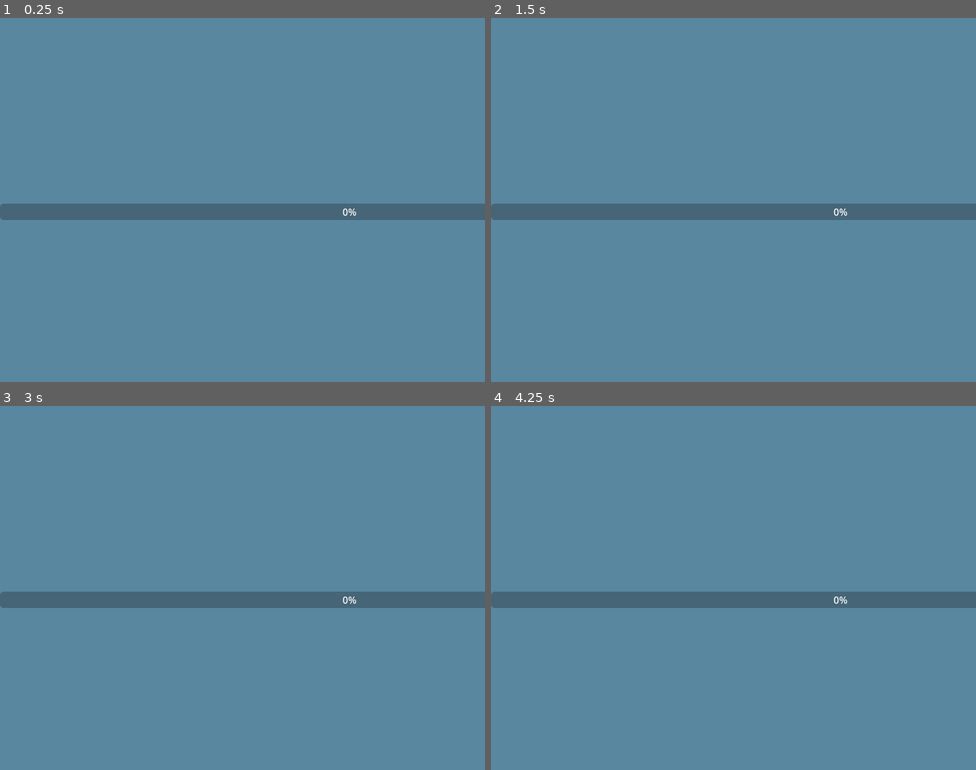
Above: before the commit, frames 1-4 (two rows, left to right).
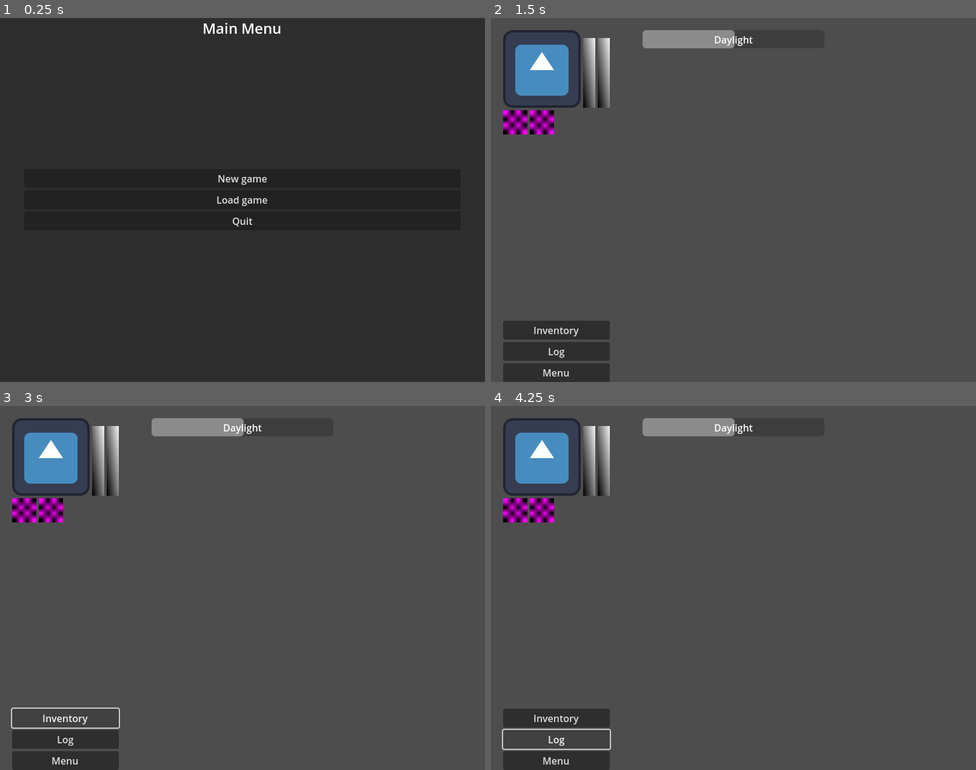
Above: after the commit, the same moments.

Repository: jackdarker/Octopant
Game: Godot game, scene res://ui/Loadingscreen.tscn
Same seed, same stepped clock (60 frames per second), same inputs: the game is played once before the commit and once after it. Before the commit the project has no main scene; this scene is started directly in both runs. The engine's default icon, where the game draws it, is replaced by a stand-in: a white triangle on a blue panel in a dark square.
Inputs (mouse positions are in pixels of both pictures, inside the frame that each line leads up to):
- Up to frame 1 (0.25 s): no input
- Up to frame 2 (1.5 s): click (733, 200) at 0.5 s, where only the run after the commit has a clickable "Load game"; click (733, 178) at 1.25 s, where only the run after the commit has a clickable "New game"
- Up to frame 3 (3 s): click (48, 456) at 2.02 s; click (67, 719) at 2.75 s, where only the run after the commit has a clickable "Inventory"
- Up to frame 4 (4.25 s): click (558, 740) at 3.5 s, where only the run after the commit has a clickable "Log"

The runs differ from the first frame. In frame 1, 100% of the frame differs, in the area x 0-100%, y 0-100%; in frame 2, 100%; in frame 3, 100%; in frame 4, 100%.
Error before the commit: Parse Error: Identifier "GlobalRegistry" not declared in the current scope. (res://ui/loadingscreen.gd:4)
Error after the commit: Invalid assignment of property or key 'gameUI' with value of type 'CanvasLayer (GameUI)' on a base object of type 'Node (global_script.gd)'. (res://game/main_s…

Commit message:
VN_Framework

Diff:
--- /dev/null
+++ b/game/character.gd
@@ -0,0 +1,2 @@
+extends Node
+class_name Character
--- /dev/null
+++ b/game/character/player.gd
@@ -0,0 +1,2 @@
+extends Character
+class_name Player
--- /dev/null
+++ b/game/event/event_system.gd
@@ -0,0 +1,12 @@
+#
+#
+extends Node
+class_name EventSystem
+
+var eventTriggers = {}
+var eventChecks = {}
+
+func _ready():
+	Global.ES = self
+	#registerEventTriggers()		TODO
+	#registerEvents()
--- /dev/null
+++ b/game/global_script.gd
@@ -0,0 +1,47 @@
+extends Node
+
+var ui: GameUI
+var main: MainScene
+var pc: Player
+var world: GameWorld
+var ES: EventSystem
+var QS: QuestSystem
+
+var current_scene = null
+
+func _ready() -> void:
+	#var directory = Directory.new()		TODO
+	#directory.make_dir("user://saves")
+	#directory.make_dir("user://mods")
+
+	var root = get_tree().root
+	# Using a negative index counts from the end, so this gets the last child node of `root`.
+	current_scene = root.get_child(-1)
+
+func quitGodot():
+	get_tree().root.propagate_notification(NOTIFICATION_WM_CLOSE_REQUEST)
+	get_tree().quit()
+
+func goto_scene(path):
+	# This function will usually be called from a signal callback,
+	# or some other function in the current scene.
+	# Deleting the current scene at this point is
+	# a bad idea, because it may still be executing code.
+	# This will result in a crash or unexpected behavior.
+
+	# The solution is to defer the load to a later time, when
+	# we can be sure that no code from the current scene is running:
+	_deferred_goto_scene.call_deferred(path)
+
+
+func _deferred_goto_scene(path):
+	# It is now safe to remove the current scene.
+	current_scene.free()
+	# Load the new scene.
+	var s = ResourceLoader.load(path)
+	# Instance the new scene.
+	current_scene = s.instantiate()
+	# Add it to the active scene, as child of root.
+	get_tree().root.add_child(current_scene)
+	# Optionally, to make it compatible with the SceneTree.change_scene_to_file() API.
+	get_tree().current_scene = current_scene
--- /dev/null
+++ b/game/main_scene.gd
@@ -0,0 +1,8 @@
+extends Node
+class_name MainScene
+
+signal time_passed(_secondsPassed)
+signal saveLoadingFinished
+
+func _ready() -> void:
+	Global.gameUI = $Hud	# load("res://ui/hud.tscn").instance()	#GameUI
--- /dev/null
+++ b/game/main_scene.tscn
@@ -0,0 +1,9 @@
+[gd_scene load_steps=3 format=3 uid="uid://bn3bc54cdibds"]
+
+[ext_resource type="Script" uid="uid://2y302sd0k6ap" path="res://game/main_scene.gd" id="1_qk4lp"]
+[ext_resource type="PackedScene" uid="uid://deyv2v8gvtbsu" path="res://ui/hud.tscn" id="2_bg2q0"]
+
+[node name="MainScene" type="Node"]
+script = ExtResource("1_qk4lp")
+
+[node name="Hud" parent="." instance=ExtResource("2_bg2q0")]
--- /dev/null
+++ b/game/quest/quest_system.gd
@@ -0,0 +1,2 @@
+extends Node
+class_name QuestSystem
--- /dev/null
+++ b/game/world/game_world.gd
@@ -0,0 +1,2 @@
+extends Node
+class_name GameWorld
--- /dev/null
+++ b/modules/default/world/nav_beach.gd
@@ -0,0 +1,9 @@
+extends "res://ui/navigation_scene.gd"
+
+
+func _on_bt_home_pressed() -> void:
+	pass # Replace with function body.
+
+
+func _on_bt_explore_pressed() -> void:
+	pass # Replace with function body.
--- /dev/null
+++ b/modules/default/world/nav_beach.tscn
@@ -0,0 +1,36 @@
+[gd_scene load_steps=4 format=3 uid="uid://ctqr85skj06gf"]
+
+[ext_resource type="PackedScene" uid="uid://b0qurwpsffl61" path="res://ui/navigation_scene.tscn" id="1_5igs3"]
+[ext_resource type="Script" uid="uid://dirw22pwo405" path="res://modules/default/world/nav_beach.gd" id="2_hq2lv"]
+[ext_resource type="Texture2D" uid="uid://4yvyutlpw8d8" path="res://assets/images/nav_beach_sun.png" id="3_50nnf"]
+
+[node name="Scene" instance=ExtResource("1_5igs3")]
+script = ExtResource("2_hq2lv")
+
+[node name="TextureRect" type="TextureRect" parent="." index="0"]
+layout_mode = 1
+anchors_preset = 15
+anchor_right = 1.0
+anchor_bottom = 1.0
+grow_horizontal = 2
+grow_vertical = 2
+texture = ExtResource("3_50nnf")
+
+[node name="btHome" type="Button" parent="." index="1"]
+layout_mode = 0
+offset_left = 144.0
+offset_top = 480.0
+offset_right = 252.0
+offset_bottom = 544.0
+text = "go home"
+
+[node name="btExplore" type="Button" parent="." index="2"]
+layout_mode = 0
+offset_left = 336.0
+offset_top = 384.0
+offset_right = 451.0
+offset_bottom = 448.0
+text = "Explore"
+
+[connection signal="pressed" from="btHome" to="." method="_on_bt_home_pressed"]
+[connection signal="pressed" from="btExplore" to="." method="_on_bt_explore_pressed"]
--- a/project.godot
+++ b/project.godot
@@ -11,8 +11,14 @@
 [application]
 
 config/name="Octopant"
-config/features=PackedStringArray("4.4", "GL Compatibility")
+run/main_scene="uid://by8px5au5uvsg"
+config/features=PackedStringArray("4.5", "GL Compatibility")
 config/icon="res://icon.svg"
+
+[autoload]
+
+Global="*res://game/global_script.gd"
+GlobalRegistry="*res://game/GlobalRegistry.gd"
 
 [display]
 
--- a/ui/Loadingscreen.tscn
+++ b/ui/Loadingscreen.tscn
@@ -14,3 +14,8 @@
 [node name="ProgressBar" type="ProgressBar" parent="."]
 layout_mode = 2
 size_flags_vertical = 4
+
+[node name="Label" type="Label" parent="ProgressBar"]
+layout_mode = 0
+offset_right = 40.0
+offset_bottom = 23.0
--- /dev/null
+++ b/ui/character_hud.tscn
@@ -0,0 +1,45 @@
+[gd_scene load_steps=5 format=3 uid="uid://sfxsabvmelqu"]
+
+[ext_resource type="Texture2D" uid="uid://bfsnd42fd1rpm" path="res://icon.svg" id="1_lqq4a"]
+[ext_resource type="PackedScene" uid="uid://b80fbqrojg2l0" path="res://ui/status_icon.tscn" id="2_usxaa"]
+
+[sub_resource type="Gradient" id="Gradient_rbyyf"]
+
+[sub_resource type="GradientTexture2D" id="GradientTexture2D_3h3vf"]
+gradient = SubResource("Gradient_rbyyf")
+width = 20
+height = 128
+fill_from = Vector2(0, 1)
+
+[node name="CharacterHud" type="VBoxContainer"]
+offset_right = 176.0
+offset_bottom = 172.0
+
+[node name="HBoxContainer" type="HBoxContainer" parent="."]
+layout_mode = 2
+
+[node name="icon" type="TextureButton" parent="HBoxContainer"]
+custom_minimum_size = Vector2(128, 128)
+layout_mode = 2
+texture_normal = ExtResource("1_lqq4a")
+
+[node name="barHealth" type="TextureProgressBar" parent="HBoxContainer"]
+layout_mode = 2
+value = 90.0
+fill_mode = 3
+texture_progress = SubResource("GradientTexture2D_3h3vf")
+
+[node name="barLust" type="TextureProgressBar" parent="HBoxContainer"]
+layout_mode = 2
+value = 90.0
+fill_mode = 3
+texture_progress = SubResource("GradientTexture2D_3h3vf")
+
+[node name="listStatus" type="HFlowContainer" parent="."]
+layout_mode = 2
+
+[node name="StatusIcon" parent="listStatus" instance=ExtResource("2_usxaa")]
+layout_mode = 2
+
+[node name="StatusIcon2" parent="listStatus" instance=ExtResource("2_usxaa")]
+layout_mode = 2
--- /dev/null
+++ b/ui/default_scene.gd
@@ -0,0 +1 @@
+extends Control
--- /dev/null
+++ b/ui/default_scene.tscn
@@ -0,0 +1,12 @@
+[gd_scene load_steps=2 format=3 uid="uid://brh8nuuyt3o5u"]
+
+[ext_resource type="Script" uid="uid://c7x7hgv8swfcx" path="res://ui/default_scene.gd" id="1_elsws"]
+
+[node name="DefaultScene" type="Control"]
+layout_mode = 3
+anchors_preset = 15
+anchor_right = 1.0
+anchor_bottom = 1.0
+grow_horizontal = 2
+grow_vertical = 2
+script = ExtResource("1_elsws")
--- /dev/null
+++ b/ui/hud.gd
@@ -0,0 +1,2 @@
+extends CanvasLayer
+class_name GameUI
--- /dev/null
+++ b/ui/hud.tscn
@@ -0,0 +1,66 @@
+[gd_scene load_steps=3 format=3 uid="uid://deyv2v8gvtbsu"]
+
+[ext_resource type="Script" uid="uid://cswadx3st3b6b" path="res://ui/hud.gd" id="1_276te"]
+[ext_resource type="PackedScene" uid="uid://sfxsabvmelqu" path="res://ui/character_hud.tscn" id="2_276te"]
+
+[node name="Hud" type="CanvasLayer"]
+script = ExtResource("1_276te")
+
+[node name="MarginContainer" type="MarginContainer" parent="."]
+anchors_preset = 9
+anchor_bottom = 1.0
+offset_right = 196.0
+grow_vertical = 2
+theme_override_constants/margin_left = 20
+theme_override_constants/margin_top = 20
+
+[node name="PlayerStatus" parent="MarginContainer" instance=ExtResource("2_276te")]
+layout_mode = 2
+
+[node name="VBoxContainer" type="VBoxContainer" parent="MarginContainer"]
+layout_mode = 2
+size_flags_vertical = 8
+
+[node name="btInventory" type="Button" parent="MarginContainer/VBoxContainer"]
+layout_mode = 2
+text = "Inventory"
+
+[node name="btQuest" type="Button" parent="MarginContainer/VBoxContainer"]
+layout_mode = 2
+text = "Log"
+
+[node name="btMenu" type="Button" parent="MarginContainer/VBoxContainer"]
+custom_minimum_size = Vector2(100, 0)
+layout_mode = 2
+text = "Menu"
+
+[node name="MarginContainer2" type="MarginContainer" parent="."]
+anchors_preset = 5
+anchor_left = 0.5
+anchor_right = 0.5
+offset_left = -2.0
+offset_right = 2.0
+offset_bottom = 27.0
+grow_horizontal = 2
+theme_override_constants/margin_top = 20
+
+[node name="ProgressBar" type="ProgressBar" parent="MarginContainer2"]
+custom_minimum_size = Vector2(300, 30)
+layout_mode = 2
+value = 50.0
+show_percentage = false
+
+[node name="Label" type="Label" parent="MarginContainer2/ProgressBar"]
+layout_mode = 1
+anchors_preset = 8
+anchor_left = 0.5
+anchor_top = 0.5
+anchor_right = 0.5
+anchor_bottom = 0.5
+offset_left = -32.0
+offset_top = -11.5
+offset_right = 32.0
+offset_bottom = 11.5
+grow_horizontal = 2
+grow_vertical = 2
+text = "Daylight"
--- /dev/null
+++ b/ui/interaction_scene.gd
@@ -0,0 +1,5 @@
+extends "res://ui/default_scene.gd"
+
+
+# this scene runs a dialog between PC & NPC
+#
--- /dev/null
+++ b/ui/interaction_scene.tscn
@@ -0,0 +1,12 @@
+[gd_scene load_steps=2 format=3 uid="uid://bi0nd3hkf3uap"]
+
+[ext_resource type="Script" uid="uid://dm514j33v3lwc" path="res://ui/interaction_scene.gd" id="1_d7vpr"]
+
+[node name="InteractionScene" type="Control"]
+layout_mode = 3
+anchors_preset = 15
+anchor_right = 1.0
+anchor_bottom = 1.0
+grow_horizontal = 2
+grow_vertical = 2
+script = ExtResource("1_d7vpr")
--- a/ui/loadingscreen.gd
+++ b/ui/loadingscreen.gd
@@ -2,11 +2,11 @@
 
 func _ready():
 	if(GlobalRegistry.isInitialized):
-		var _ok = get_tree().change_scene("res://UI/MainMenu/MainMenu.tscn")
+		Global.goto_scene("res://UI/MainMenu/MainMenu.tscn")
 		return
-	OPTIONS.setSupportsVertical(true)
-	var _ok = GlobalRegistry.connect("loadingUpdate", self, "onGlobalRegistryUpdate")
-	var _ok2 = GlobalRegistry.connect("loadingFinished", self, "onGlobalRegistryFinishedUpdate")
+	#OPTIONS.setSupportsVertical(true)
+	var _ok = GlobalRegistry.connect("loadingUpdate", onGlobalRegistryUpdate)
+	var _ok2 = GlobalRegistry.connect("loadingFinished", onGlobalRegistryFinishedUpdate)
 	GlobalRegistry.registerEverything()
 
 func onGlobalRegistryUpdate(percent, whatnext):
@@ -14,4 +14,4 @@
 	$ProgressBar/Label.text = str(whatnext) #str(Util.roundF(percent*100.0, 1))+"% " +
 
 func onGlobalRegistryFinishedUpdate():
-	var _ok = get_tree().change_scene("res://UI/MainMenu/MainMenu.tscn")
+	Global.goto_scene("res://ui/main_menu.tscn")
--- /dev/null
+++ b/ui/main_menu.gd
@@ -0,0 +1,16 @@
+extends Control
+
+func _ready() -> void:
+	#var node=$CanvasLayer/MarginContainer/MenuContainer
+	#node=node.get_child(0)# /btStart")
+	#node.grab_focus()
+	pass
+
+func _on_bt_quit_pressed() -> void:
+	Global.quitGodot()
+
+func _on_bt_main_pressed() -> void:
+	Global.goto_scene("res://Scenes/main_menu.tscn")
+
+func _on_bt_start_pressed() -> void:
+	Global.goto_scene("res://game/main_scene.tscn")
--- /dev/null
+++ b/ui/main_menu.tscn
@@ -0,0 +1,53 @@
+[gd_scene load_steps=2 format=3 uid="uid://dxmro2suwyvuy"]
+
+[ext_resource type="Script" uid="uid://dnm3msdi0pt4j" path="res://ui/main_menu.gd" id="1_t7e0r"]
+
+[node name="MainMenu" type="Control"]
+layout_mode = 3
+anchors_preset = 15
+anchor_right = 1.0
+anchor_bottom = 1.0
+grow_horizontal = 2
+grow_vertical = 2
+script = ExtResource("1_t7e0r")
+
+[node name="PanelContainer" type="PanelContainer" parent="."]
+layout_mode = 1
+anchors_preset = 15
+anchor_right = 1.0
+anchor_bottom = 1.0
+grow_horizontal = 2
+grow_vertical = 2
+
+[node name="Label" type="Label" parent="PanelContainer"]
+layout_mode = 2
+size_flags_vertical = 0
+size_flags_stretch_ratio = 0.0
+theme_override_font_sizes/font_size = 24
+text = "Main Menu"
+horizontal_alignment = 1
+vertical_alignment = 1
+
+[node name="MarginContainer" type="MarginContainer" parent="PanelContainer"]
+layout_mode = 2
+size_flags_vertical = 4
+theme_override_constants/margin_left = 40
+theme_override_constants/margin_right = 40
+
+[node name="VBoxContainer" type="VBoxContainer" parent="PanelContainer/MarginContainer"]
+layout_mode = 2
+
+[node name="btStart" type="Button" parent="PanelContainer/MarginContainer/VBoxContainer"]
+layout_mode = 2
+text = "New game"
+
+[node name="btLoad" type="Button" parent="PanelContainer/MarginContainer/VBoxContainer"]
+layout_mode = 2
+text = "Load game"
+
+[node name="btQuit" type="Button" parent="PanelContainer/MarginContainer/VBoxContainer"]
+layout_mode = 2
+text = "Quit"
+
+[connection signal="pressed" from="PanelContainer/MarginContainer/VBoxContainer/btStart" to="." method="_on_bt_start_pressed"]
+[connection signal="pressed" from="PanelContainer/MarginContainer/VBoxContainer/btQuit" to="." method="_on_bt_quit_pressed"]
--- /dev/null
+++ b/ui/navigation_scene.gd
@@ -0,0 +1,3 @@
+extends "res://ui/default_scene.gd"
+
+# shows a view with buttons to explore or move on
--- /dev/null
+++ b/ui/navigation_scene.tscn
@@ -0,0 +1,12 @@
+[gd_scene load_steps=2 format=3 uid="uid://b0qurwpsffl61"]
+
+[ext_resource type="Script" uid="uid://xyoy0jy2thl5" path="res://ui/navigation_scene.gd" id="1_11lim"]
+
+[node name="Scene" type="Control"]
+layout_mode = 3
+anchors_preset = 15
+anchor_right = 1.0
+anchor_bottom = 1.0
+grow_horizontal = 2
+grow_vertical = 2
+script = ExtResource("1_11lim")
--- /dev/null
+++ b/ui/status_icon.tscn
@@ -0,0 +1,14 @@
+[gd_scene load_steps=2 format=3 uid="uid://b80fbqrojg2l0"]
+
+[sub_resource type="PlaceholderTexture2D" id="PlaceholderTexture2D_4ji2b"]
+
+[node name="StatusIcon" type="Control"]
+custom_minimum_size = Vector2(40, 40)
+layout_mode = 3
+anchors_preset = 0
+
+[node name="TextureRect" type="TextureRect" parent="."]
+layout_mode = 0
+offset_right = 40.0
+offset_bottom = 40.0
+texture = SubResource("PlaceholderTexture2D_4ji2b")
Binary file added: assets/images/nav_beach_sun.png
Not shown, added: game/character.gd.uid
Not shown, added: game/character/player.gd.uid
Not shown, added: game/event/event_system.gd.uid
Not shown, added: game/global_script.gd.uid
Not shown, added: game/main_scene.gd.uid
Not shown, added: game/quest/quest_system.gd.uid
Not shown, added: game/world/game_world.gd.uid
Not shown, added: modules/default/world/nav_beach.gd.uid
Not shown, added: ui/default_scene.gd.uid
Not shown, added: ui/hud.gd.uid
Not shown, added: ui/interaction_scene.gd.uid
(and 3 more such lines)
